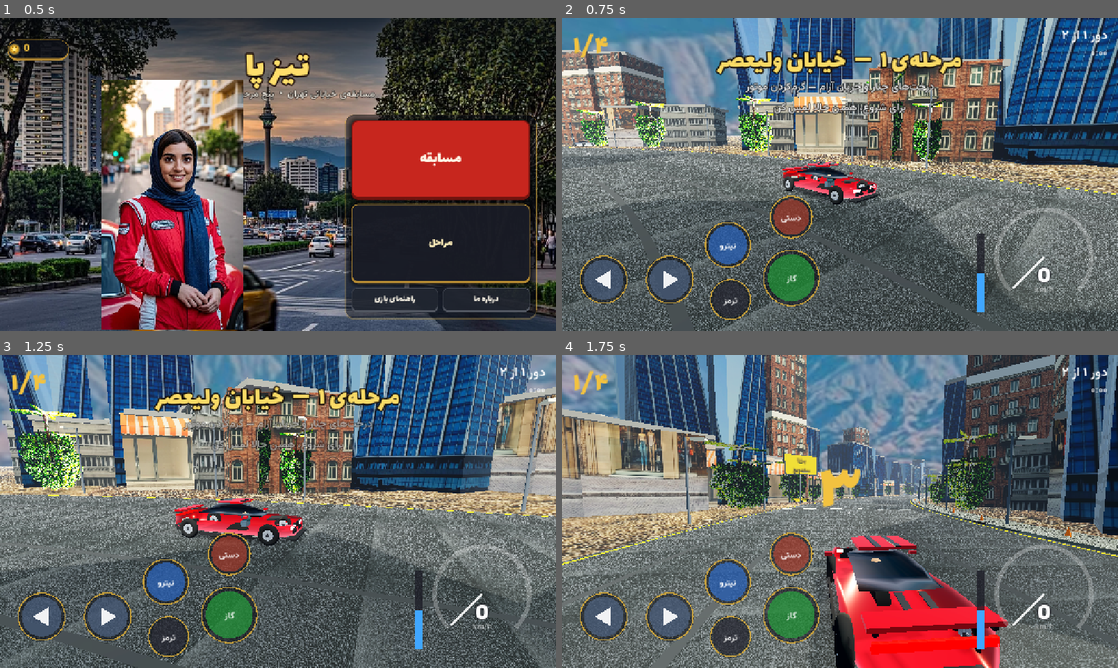
Above: before the commit, frames 1-4 (two rows, left to right).
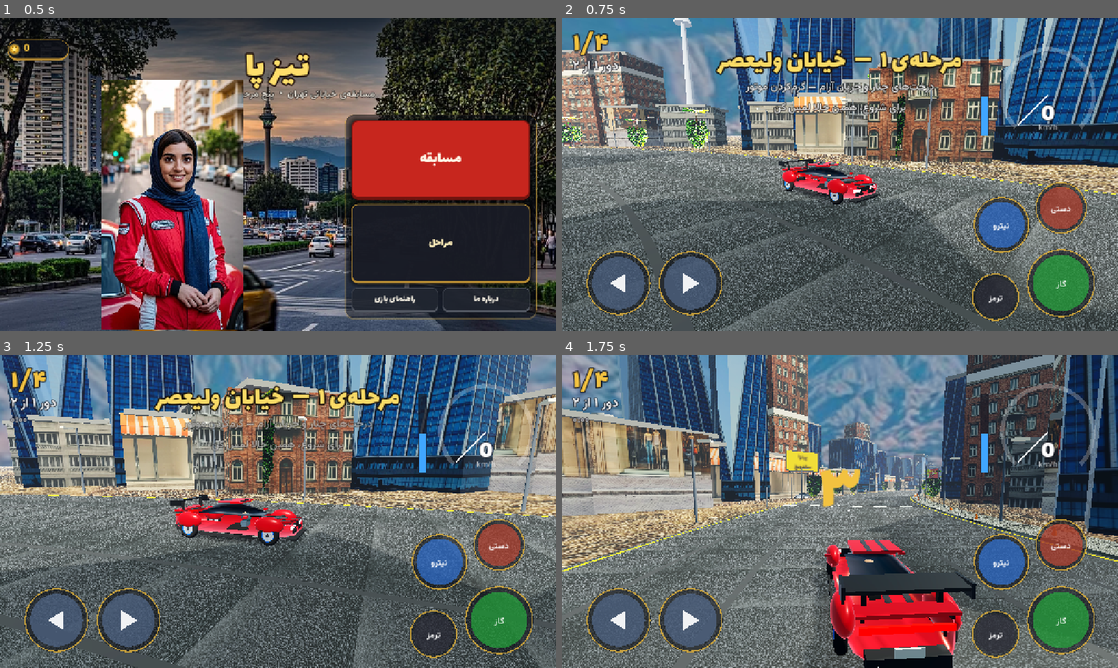
Above: after the commit, the same moments.

Repository: ldrcoir/tiz-pa
Game: Godot game, scene res://scenes/boot.tscn
The game is run twice, just before and just after one commit, with the same random seed, the same clock (stepped at 60 frames per second) and the same inputs.
Inputs (mouse positions are in pixels of both pictures, inside the frame that each line leads up to):
- Up to frame 1 (0.5 s): no input
- Up to frame 2 (0.75 s): click "مسابقه" at 0.5 s
- Up to frame 3 (1.25 s): no input
- Up to frame 4 (1.75 s): tap Enter at 1.25 s; move the mouse to (962, 495) at 1.27 s; hold Right from 1.28 s (still down); tap Shift at 1.35 s; click (962, 495) at 1.42 s; tap Space at 1.52 s

Frame 1 is identical in both runs. In frame 2, 18% of the frame differs, in the area x 0-99%, y 0-97%; in frame 3, 17%; in frame 4, 61%, in the area x 0-100%, y 0-100%.

Commit message:
تیز پا ۰.۱ — بازسازی مسابقه از دید بازیکن: آسفالت تیره‌ی واقعی، دکمه‌های لمسی رسپانسیو روی هر صفحه، گیج بالا-راست دور از دست، دوربین عقب‌تر، بال GT و گلگیرهای برجسته و رینگ شش‌پره‌ی رنگی، بیلبورد فارسی متراکم‌تر، درخت کمتر، آهنگ کامل درام‌وبیس ۷۷ ثانیه‌ای، آیکون و اسپلش جدید، ترمیم خطای کامپایل CarBrain

Diff:
--- a/game/scripts/car_brain.gd
+++ b/game/scripts/car_brain.gd
@@ -551,7 +551,6 @@
 
 class Bubble extends Control:
         var nshan: Label
-        var maghz: CarBrain
         var _t := 0.0
         var _majmoo := 0.0
         var _negah := 0.0
--- a/game/scripts/race3d.gd
+++ b/game/scripts/race3d.gd
@@ -739,10 +739,13 @@
         t.seed = 41
         for y in 128:
                 for x in 128:
-                        var g := 0.88 + t.randf_range(-0.08, 0.08)
-                        if t.randf() < 0.04:
-                                g -= 0.16 # دانه‌های درشت آسفالت
-                        aks.set_pixel(x, y, Color(g, g, g * 1.015))
+                        # آسفالت واقعی تیره است — خاکستری ۰.۱۷ با دانه‌های روشن و تیره
+                        var g := 0.155 + t.randf_range(-0.025, 0.035)
+                        if t.randf() < 0.05:
+                                g += 0.06 # دانه‌های روشن شن
+                        if t.randf() < 0.03:
+                                g -= 0.05 # دانه‌های تیره‌تر
+                        aks.set_pixel(x, y, Color(g, g, g * 1.02))
         return ImageTexture.create_from_image(aks)
 
 func _bafte_zamin() -> ImageTexture:
@@ -762,8 +765,8 @@
                                 var dx := minf(absf(u - gb[0]), 1.0 - absf(u - gb[0]))
                                 var dy := minf(absf(v - gb[1]), 1.0 - absf(v - gb[1]))
                                 m += gb[3] * exp(-(dx * dx + dy * dy) / (gb[2] * gb[2]))
-                        var g := clampf(0.94 + m + t.randf_range(-0.05, 0.05), 0.0, 1.0)
-                        aks.set_pixel(x, y, Color(g, g, g))
+                        var g := clampf(0.52 + m + t.randf_range(-0.05, 0.05), 0.0, 1.0)
+                        aks.set_pixel(x, y, Color(g * 1.06, g * 0.98, g * 0.84))
         return ImageTexture.create_from_image(aks)
 
 # برج شیشه‌ای مدرن — شبکه‌ی مولیون فلزی و شیشه‌های آبی با انعکاس آسمان
@@ -1195,9 +1198,9 @@
                         spotsP.append({"p": pp, "side": kenar, "i": i})
                         _khane_efe(pp.x, pp.z, 0.45)
                 # درخت‌ها — نه ردیفِ پدربازیک؛ پراکنده و با تنوع قد
-                var derakhtan := int(round(float(tarjome["trees"]) * 3.0))
+                var derakhtan := int(round(float(tarjome["trees"]) * 2.2))
                 for t in derakhtan:
-                        if tasadof.randf() < 0.58:
+                        if tasadof.randf() < 0.62:
                                 continue
                         for kenar in [-1.0, 1.0]:
                                 var khamosh := h + 3.6 + tasadof.randf() * 2.8
@@ -1543,7 +1546,7 @@
                 g.add_child(pmi)
                 add_child(g)
                 shomare += 1
-                i += 46 # بیلبورد متراکم‌تر — خیابان خالی، خیابان نیست
+                i += 30 # بیلبورد متراکم‌تر — خیابان خالی، خیابان نیست
 
 # ═══════════════════ ماشین‌ساز — بدنه‌ی اسپرت کم‌ضلع ═══════════════════
 func _mate_rang(c: Color, metallic := 0.5) -> StandardMaterial3D:
@@ -1726,6 +1729,26 @@
         _qute(rishe, Vector3(1.34, 0.05, 0.30), Vector3(0, 0.905, -1.99), laki)
         _qute(rishe, Vector3(0.05, 0.09, 0.22), Vector3(0.58, 0.875, -2.01), tir)
         _qute(rishe, Vector3(0.05, 0.09, 0.22), Vector3(-0.58, 0.875, -2.01), tir)
+        # ── بال GT بزرگ روی پایه‌ها — از پشت‌دوربین، امضای «ماشین مسابقه» همین است ──
+        var karbon := _mate_tir(Color(0.055, 0.055, 0.062), 0.32)
+        _qute(rishe, Vector3(0.07, 0.34, 0.07), Vector3(0.52, 1.06, -1.86), tir)
+        _qute(rishe, Vector3(0.07, 0.34, 0.07), Vector3(-0.52, 1.06, -1.86), tir)
+        _qute(rishe, Vector3(1.66, 0.055, 0.40), Vector3(0, 1.235, -1.92), karbon, Vector3(-8, 0, 0))
+        _qute(rishe, Vector3(0.045, 0.20, 0.42), Vector3(0.82, 1.19, -1.92), karbon)
+        _qute(rishe, Vector3(0.045, 0.20, 0.42), Vector3(-0.82, 1.19, -1.92), karbon)
+        # ── پره‌ی گلگیر برجسته روی چهار چرخ — بدنه از پهلو جثه می‌گیرد ──
+        var gooshe_golgiro := SphereMesh.new()
+        gooshe_golgiro.radius = 0.46
+        gooshe_golgiro.height = 0.92
+        gooshe_golgiro.radial_segments = 14
+        gooshe_golgiro.rings = 7
+        for gl in [Vector3(0.74, 0.62, 1.45), Vector3(-0.74, 0.62, 1.45), Vector3(0.76, 0.62, -1.45), Vector3(-0.76, 0.62, -1.45)]:
+                var ggi := MeshInstance3D.new()
+                ggi.mesh = gooshe_golgiro
+                ggi.scale = Vector3(0.42, 0.62, 1.06)
+                ggi.position = gl
+                ggi.material_override = pm
+                rishe.add_child(ggi)
         # ── دامن جانبی + آینه‌ها ──
         _qute(rishe, Vector3(0.05, 0.09, 1.90), Vector3(0.875, 0.235, 0), tir)
         _qute(rishe, Vector3(0.05, 0.09, 1.90), Vector3(-0.875, 0.235, 0), tir)
@@ -1742,6 +1765,11 @@
         _qute(rishe, Vector3(0.09, 0.012, 0.92), Vector3(-0.16, 1.282, -0.08), ragh)
         _qute(rishe, Vector3(0.09, 0.012, 0.62), Vector3(0.15, 0.895, -1.74), ragh, Vector3(-7, 0, 0))
         _qute(rishe, Vector3(0.09, 0.012, 0.62), Vector3(-0.15, 0.895, -1.74), ragh, Vector3(-7, 0, 0))
+        # ── راه‌راه کاپوت — از پشت‌دوربین، امضای دو رنگِ ماشینِ هلیا ──
+        _qute(rishe, Vector3(0.10, 0.012, 1.06), Vector3(0.15, 0.752, 1.34), ragh, Vector3(-4.5, 0, 0))
+        _qute(rishe, Vector3(0.10, 0.012, 1.06), Vector3(-0.15, 0.752, 1.34), ragh, Vector3(-4.5, 0, 0))
+        _qute(rishe, Vector3(0.10, 0.012, 0.80), Vector3(0.15, 0.70, 2.02), ragh, Vector3(-6, 0, 0))
+        _qute(rishe, Vector3(0.10, 0.012, 0.80), Vector3(-0.15, 0.70, 2.02), ragh, Vector3(-6, 0, 0))
 
         # ── راننده — هلیا با مقنعه، از شیشه‌ی دودی پیداست ──
         if with_driver:
@@ -1776,11 +1804,11 @@
         var wmat2 := _mate_tir(Color(0.065, 0.065, 0.07), 0.92)
         lastik_tori.material = wmat2
         var ring := CylinderMesh.new()
-        ring.top_radius = 0.175
-        ring.bottom_radius = 0.175
+        ring.top_radius = 0.195
+        ring.bottom_radius = 0.195
         ring.height = 0.15
-        ring.radial_segments = 16
-        ring.material = _mate_tir(Color(0.62, 0.64, 0.68), 0.22)
+        ring.radial_segments = 20
+        ring.material = _mate_tir(Color(0.68, 0.70, 0.74), 0.18)
         var hub := CylinderMesh.new()
         hub.top_radius = 0.055
         hub.bottom_radius = 0.055
@@ -1822,15 +1850,27 @@
                 ring2.mesh = ring
                 ring2.rotation_degrees = Vector3(0, 0, 90)
                 wh.add_child(ring2)
-                # پنج پره — هر پره یک جعبه‌ی باریک چرخیده دور محور
-                for p in 5:
-                        var gooshe := p * TAU / 5.0
+                # شش پره‌ی براق + حلقه‌ی رنگی لبه‌ی رینگ — از دور هم چرخ دیده می‌شود
+                var halge_rang := _mate_tir(Color(0.85, 0.68, 0.28), 0.3) if rang.v < 0.5 else _mate_tir(Color(0.12, 0.35, 0.75), 0.3)
+                var halqe_rin := MeshInstance3D.new()
+                var th := TorusMesh.new()
+                th.inner_radius = 0.185
+                th.outer_radius = 0.215
+                th.rings = 18
+                th.ring_segments = 6
+                th.material = halge_rang
+                halqe_rin.mesh = th
+                halqe_rin.rotation_degrees = Vector3(0, 0, 90)
+                halqe_rin.position = Vector3(signf(wp.x) * 0.075, 0, 0)
+                wh.add_child(halqe_rin)
+                for p in 6:
+                        var gooshe := p * TAU / 6.0
                         var pare := MeshInstance3D.new()
                         var bm2 := BoxMesh.new()
-                        bm2.size = Vector3(0.16, 0.135, 0.042)
-                        bm2.material = _mate_tir(Color(0.56, 0.58, 0.62), 0.28)
+                        bm2.size = Vector3(0.16, 0.14, 0.042)
+                        bm2.material = _mate_tir(Color(0.62, 0.64, 0.68), 0.24)
                         pare.mesh = bm2
-                        pare.position = Vector3(0, cos(gooshe) * 0.10, sin(gooshe) * 0.10)
+                        pare.position = Vector3(0, cos(gooshe) * 0.105, sin(gooshe) * 0.105)
                         pare.rotation.x = -gooshe
                         wh.add_child(pare)
                 var disk2 := MeshInstance3D.new()
@@ -2304,12 +2344,13 @@
                 if javane_khat != null:
                         javane_khat.set_shader_parameter("tavan", 0.0)
                 return
-        var fasele := 5.2 + absf(v_jelo) * 0.045
-        var erteza := 2.1 + absf(v_jelo) * 0.010
+        # دوربین عقب‌تر از قبل اما نه به‌اندازه‌ی نقص — کل ماشین با حاشیه در کادر است
+        var fasele := 6.0 + absf(v_jelo) * 0.048
+        var erteza := 2.5 + absf(v_jelo) * 0.012
         # نیترو: دوربین می‌خوابد و کمی عقب‌تر — حالت هجومی
         if nitro_rushan and nitro > 0.0:
-                fasele += 0.35
-                erteza -= 0.30
+                fasele += 0.5
+                erteza -= 0.35
         var hadaf := ja - jelo * fasele + Vector3.UP * erteza
         if larze > 0.0:
                 larze = maxf(0.0, larze - dt * 1.6)
@@ -2646,18 +2687,18 @@
         var fd: FontFile = load("res://assets/fonts/Lalezar-Regular.ttf")
         if fd == null:
                 fd = f
-        # گیج سرعت (رسم سفارشی)
+        # گیج سرعت (رسم سفارشی) — بالا-راست، دور از دکمه‌های لمسی پایین صفحه
         sanje_hud = Control.new()
-        sanje_hud.set_anchors_preset(Control.PRESET_BOTTOM_RIGHT)
-        sanje_hud.position = Vector2(-300, -300)
-        sanje_hud.size = Vector2(260, 260)
+        sanje_hud.set_anchors_preset(Control.PRESET_TOP_RIGHT)
+        sanje_hud.position = Vector2(-286, 52)
+        sanje_hud.size = Vector2(250, 250)
         sanje_hud.draw.connect(_sanje_kesh.bind(sanje_hud))
         hud.add_child(sanje_hud)
-        # نوار نیترو
+        # نوار نیترو — عمودی کنار گیج
         mostatil_nitro = ColorRect.new()
         mostatil_nitro.color = Color(0.1, 0.1, 0.14, 0.75)
-        mostatil_nitro.set_anchors_preset(Control.PRESET_BOTTOM_RIGHT)
-        mostatil_nitro.position = Vector2(-326, -224)
+        mostatil_nitro.set_anchors_preset(Control.PRESET_TOP_RIGHT)
+        mostatil_nitro.position = Vector2(-318, 90)
         mostatil_nitro.size = Vector2(20, 180)
         hud.add_child(mostatil_nitro)
         sharge_nitro = ColorRect.new()
@@ -2666,31 +2707,37 @@
         sharge_nitro.position = Vector2(2, 0)
         sharge_nitro.size = Vector2(16, 180)
         mostatil_nitro.add_child(sharge_nitro)
-        # جایگاه
+        # جایگاه — بالا-چپ، زیر هم استک می‌شوند (خوانا در RTL)
         matne_ja = Label.new()
         matne_ja.set_anchors_preset(Control.PRESET_TOP_LEFT)
-        matne_ja.position = Vector2(24, 18)
+        matne_ja.position = Vector2(24, 12)
         matne_ja.add_theme_font_size_override("font_size", 64)
         matne_ja.add_theme_font_override("font", fd)
         matne_ja.add_theme_color_override("font_color", Color(0.95, 0.76, 0.25))
+        matne_ja.add_theme_color_override("font_outline_color", Color(0.05, 0.05, 0.08, 0.9))
+        matne_ja.add_theme_constant_override("outline_size", 10)
         hud.add_child(matne_ja)
-        # دور + زمان
+        # دور + زمان — زیر جایگاه در همان ستون
         matne_dour = Label.new()
-        matne_dour.set_anchors_preset(Control.PRESET_TOP_RIGHT)
-        matne_dour.position = Vector2(-260, 18)
-        matne_dour.size = Vector2(236, 40)
-        matne_dour.horizontal_alignment = HORIZONTAL_ALIGNMENT_RIGHT
+        matne_dour.set_anchors_preset(Control.PRESET_TOP_LEFT)
+        matne_dour.position = Vector2(24, 88)
+        matne_dour.size = Vector2(300, 40)
+        matne_dour.horizontal_alignment = HORIZONTAL_ALIGNMENT_LEFT
         matne_dour.add_theme_font_size_override("font_size", 30)
         matne_dour.add_theme_font_override("font", f)
+        matne_dour.add_theme_color_override("font_outline_color", Color(0.05, 0.05, 0.08, 0.9))
+        matne_dour.add_theme_constant_override("outline_size", 7)
         hud.add_child(matne_dour)
         matne_zaman = Label.new()
-        matne_zaman.set_anchors_preset(Control.PRESET_TOP_RIGHT)
-        matne_zaman.position = Vector2(-260, 62)
-        matne_zaman.size = Vector2(236, 34)
-        matne_zaman.horizontal_alignment = HORIZONTAL_ALIGNMENT_RIGHT
+        matne_zaman.set_anchors_preset(Control.PRESET_TOP_LEFT)
+        matne_zaman.position = Vector2(24, 130)
+        matne_zaman.size = Vector2(300, 34)
+        matne_zaman.horizontal_alignment = HORIZONTAL_ALIGNMENT_LEFT
         matne_zaman.add_theme_font_size_override("font_size", 24)
         matne_zaman.add_theme_font_override("font", f)
         matne_zaman.add_theme_color_override("font_color", Color(1, 1, 1, 0.8))
+        matne_zaman.add_theme_color_override("font_outline_color", Color(0.05, 0.05, 0.08, 0.9))
+        matne_zaman.add_theme_constant_override("outline_size", 6)
         hud.add_child(matne_zaman)
         # مرکز: شمارش/پیام
         matne_vasat = Label.new()
@@ -2802,14 +2849,24 @@
         hud.add_child(eshare_gaz)
 
 # جای دکمه‌ها — هم رسم و هم برخورد لمس از همین یک منبع می‌خوانند
+# روی هر گوشی‌ای با هر نسبت تصویر، دکمه‌ها داخل کادر می‌مانند — اندازه‌ها از ابعاد واقعی صفحه می‌آیند
 func _zoonha() -> Dictionary:
+        var vp: Vector2 = get_viewport().get_visible_rect().size
+        var W := maxf(vp.x, 640.0)
+        var H := maxf(vp.y, 360.0)
+        var r_asli := clampf(H * 0.098, 44.0, 78.0)
+        var labe := clampf(H * 0.055, 22.0, 46.0)          # فاصله از لبه‌ی پایین
+        var kenar := clampf(W * 0.045, 60.0, 200.0)        # فاصله از لبه‌های چپ/راست
+        var y_paeen := H - labe - r_asli
+        var x_chap := kenar + r_asli
+        var x_gaz := W - kenar - r_asli
         return {
-                "gaz": {"pos": Vector2(640 - 112, 720 - 122), "r": 66.0, "col": Color(0.15, 0.75, 0.25, 0.55), "label": "گاز"},
-                "brake": {"pos": Vector2(640 - 252, 720 - 72), "r": 48.0, "col": Color(0.2, 0.2, 0.25, 0.5), "label": "ترمز"},
-                "nitro": {"pos": Vector2(640 - 258, 720 - 198), "r": 54.0, "col": Color(0.2, 0.5, 0.95, 0.55), "label": "نیترو"},
-                "hb": {"pos": Vector2(640 - 112, 720 - 262), "r": 50.0, "col": Color(0.9, 0.3, 0.2, 0.5), "label": "دستی"},
-                "chap": {"pos": Vector2(96, 720 - 118), "r": 56.0, "col": Color(0.35, 0.45, 0.6, 0.55), "label": ""},
-                "rast": {"pos": Vector2(248, 720 - 118), "r": 56.0, "col": Color(0.35, 0.45, 0.6, 0.55), "label": ""},
+                "gaz": {"pos": Vector2(x_gaz, y_paeen), "r": r_asli * 1.12, "col": Color(0.15, 0.75, 0.25, 0.60), "label": "گاز"},
+                "brake": {"pos": Vector2(x_gaz - r_asli * 2.15, H - labe - r_asli * 0.55), "r": r_asli * 0.78, "col": Color(0.2, 0.2, 0.25, 0.55), "label": "ترمز"},
+                "nitro": {"pos": Vector2(x_gaz - r_asli * 1.95, y_paeen - r_asli * 1.9), "r": r_asli * 0.92, "col": Color(0.2, 0.5, 0.95, 0.60), "label": "نیترو"},
+                "hb": {"pos": Vector2(x_gaz, y_paeen - r_asli * 2.45), "r": r_asli * 0.85, "col": Color(0.9, 0.3, 0.2, 0.55), "label": "دستی"},
+                "chap": {"pos": Vector2(x_chap, y_paeen), "r": r_asli * 1.05, "col": Color(0.35, 0.45, 0.6, 0.60), "label": ""},
+                "rast": {"pos": Vector2(x_chap + r_asli * 2.35, y_paeen), "r": r_asli * 1.05, "col": Color(0.35, 0.45, 0.6, 0.60), "label": ""},
         }
 
 # ═══════════════════ ورودی ═══════════════════
Binary file changed: game/assets/sprites/splash.png
Not shown, changed: game/export_presets.cfg
Binary file changed: game/icon.png
Not shown, changed: game/assets/audio/ahang_piroozi.ogg
Not shown, changed: game/assets/audio/music_loop.ogg
